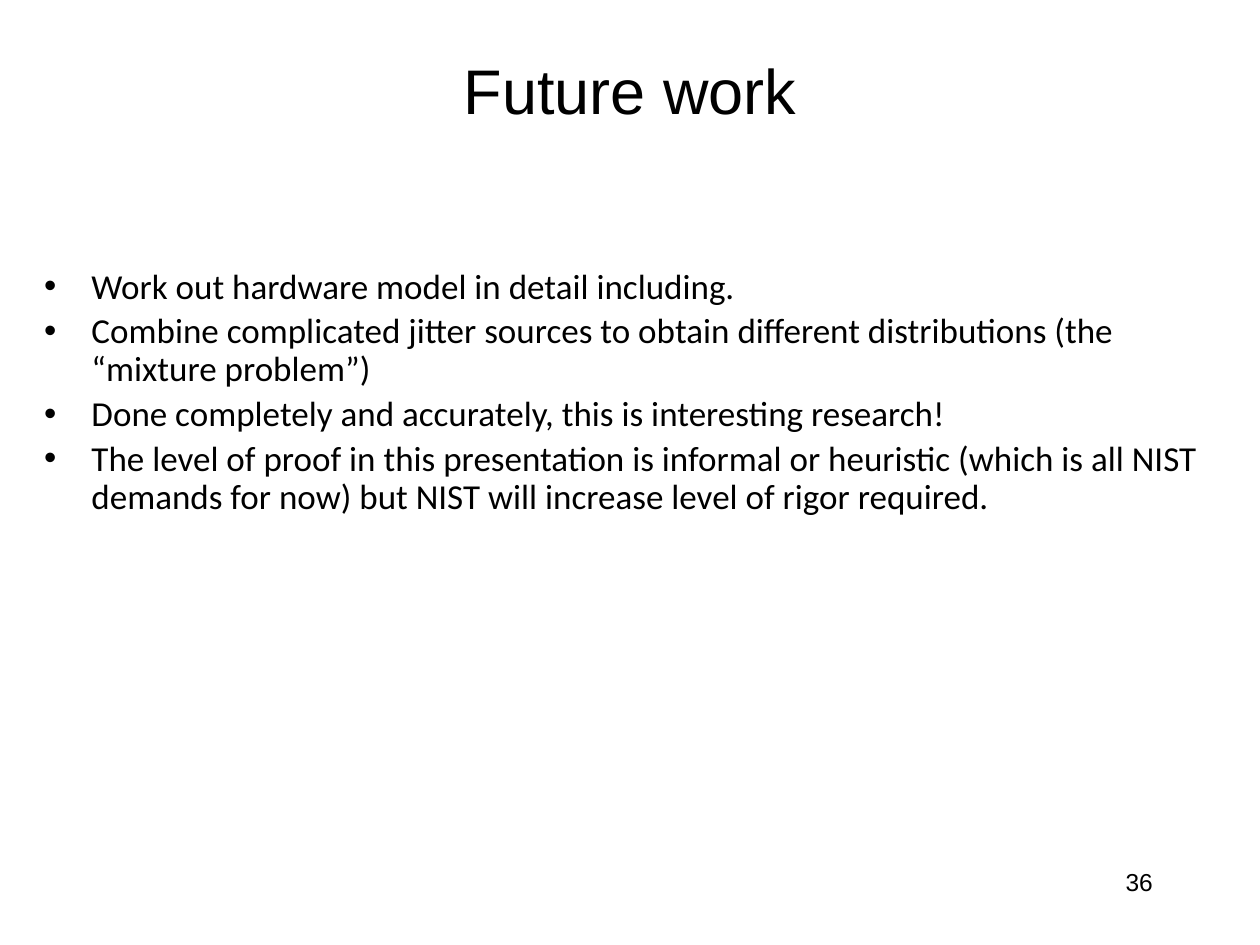
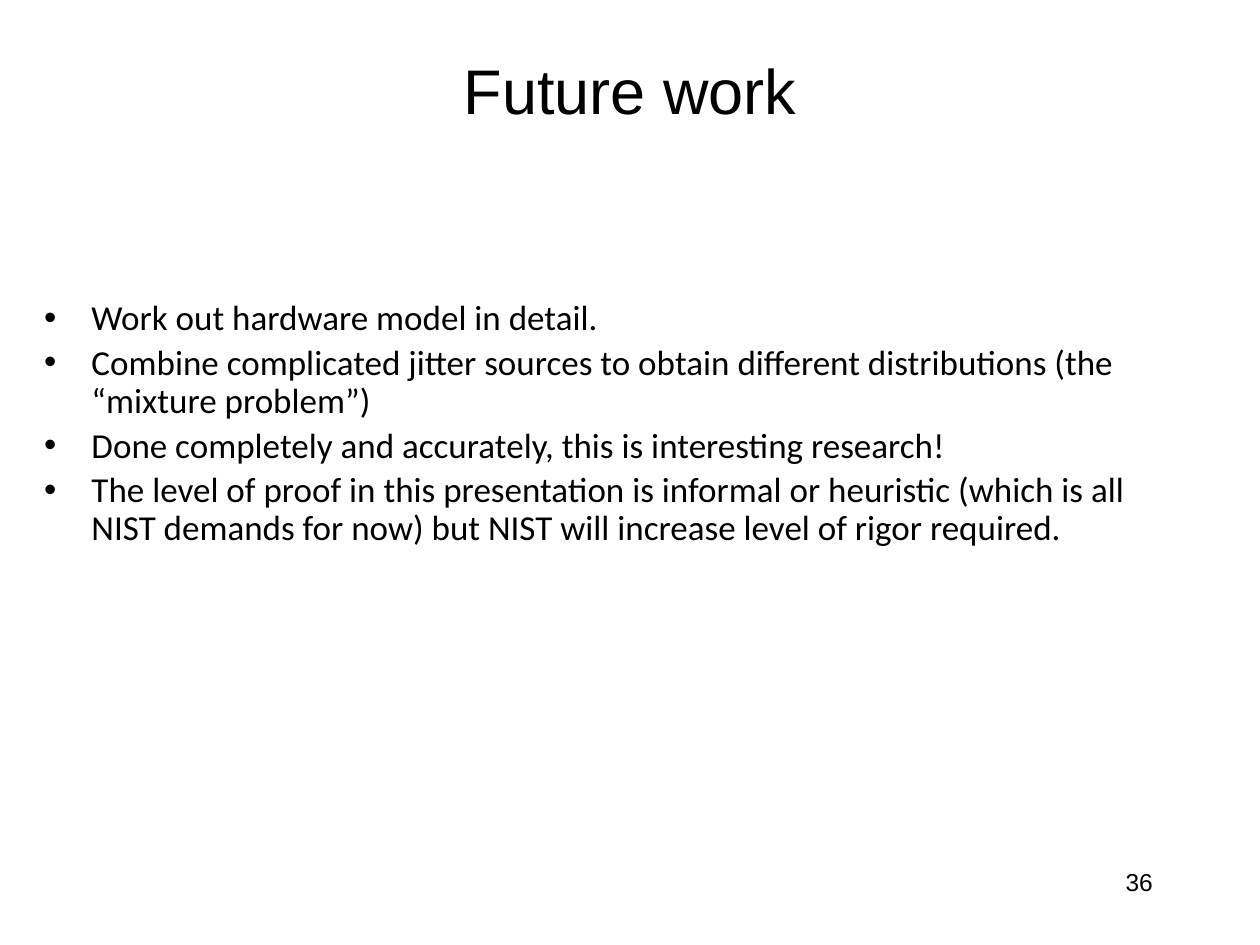
Before and after one commit to jlmucb/class_notes, a slide deck: slide 36 of BerkeleyClass/CS290Spring2013/Lectures/entropy_talk.pptx. Drawn at 1260x945 pixels with LibreOffice and Linux fonts; fonts in the diff are those of the drawing. Boxes give left, top, right and bottom in pixels: in the first picture for what was removed or moved away, otherwise in the second. Text is boxed around its words. In the diff, an @@ line names an element or a change of style, - is before the commit and + after.

```diff
--- a/BerkeleyClass/CS290Spring2013/Lectures/entropy_talk.pptx
+++ b/BerkeleyClass/CS290Spring2013/Lectures/entropy_talk.pptx
@@ text "Work out hardware model in ...": place and size @@
-text "Work out hardware model in ..." at <box>91,274,1196,515</box>
+text "Work out hardware model in ..." at <box>91,305,1124,546</box>
@@ text at <box>91,305,598,331</box>: text changed @@
-• Work out hardware model in detail including.
+• Work out hardware model in detail.
```
Also in this commit, not shown: 18 other slides changed.
